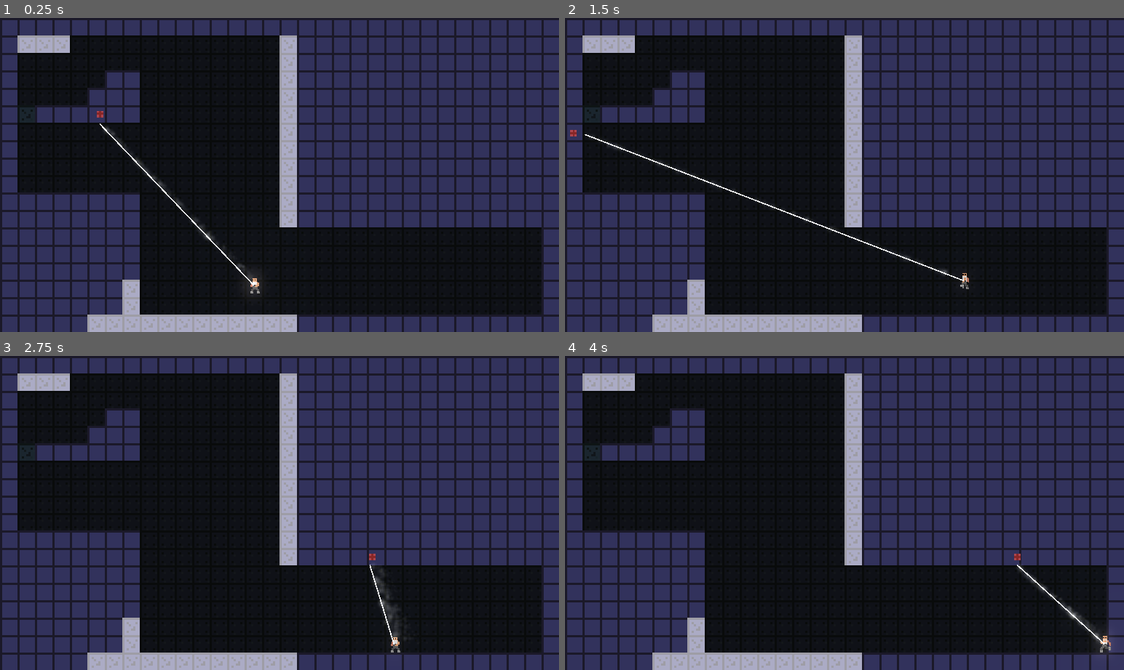
Above: before the commit, frames 1-4 (two rows, left to right).
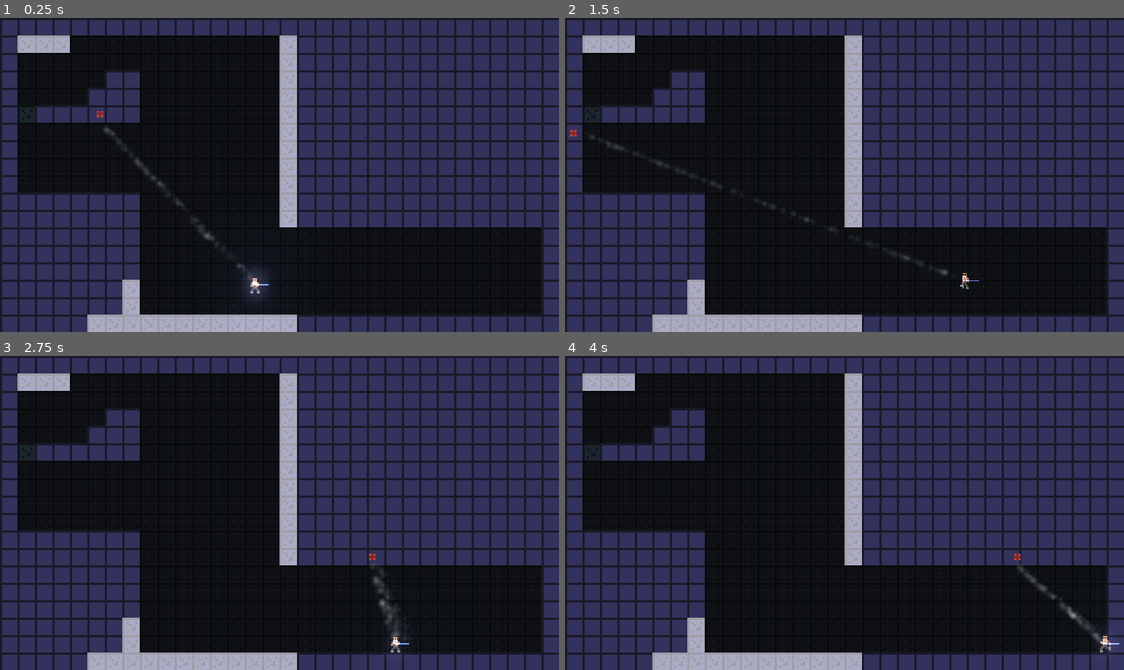
Above: after the commit, the same moments.

Repository: badsadcode/Portal_like_2D
Game: Godot game, scene res://scenes/world/World.tscn
Same seed, same stepped clock (60 frames per second), same inputs: the game is played once before the commit and once after it.
Inputs (mouse positions are in pixels of both pictures, inside the frame that each line leads up to):
- Up to frame 1 (0.25 s): no input
- Up to frame 2 (1.5 s): move the mouse to (967, 159) at 0.52 s; hold D (right) from 0.53 s (still down); click (967, 159) at 0.67 s; tap Space (jump) at 0.77 s; move the mouse to (732, 190) at 1.27 s
- Up to frame 3 (2.75 s): tap Space (jump) at 1.52 s; move the mouse to (335, 443) at 2.02 s; release D (right) at 2.03 s; hold A (left) from 2.03 s (still down)
- Up to frame 4 (4 s): move the mouse to (816, 575) at 2.77 s; release A (left) at 2.78 s; hold D (right) from 2.78 s (still down); click (816, 575) at 2.92 s; tap Space (jump) at 3.02, 3.77 s; move the mouse to (1012, 560) at 3.52 s

The runs differ from the first frame. In frame 1, 0.4% of the frame differs, in the area x 17-49%, y 33-90%; in frame 2, 0.3%; in frame 3, less than 0.1%; in frame 4, less than 0.1%.
Error after the commit: Invalid get index 'laser_beam_color' (on base: 'Node (playervars.gd)'). (res://scenes/player/character_customization/CustomizablePlayer.gd:73)

Commit message:
cleaned ready to code loading

Diff:
--- a/scenes/menus/CharacterCustomization.gd
+++ b/scenes/menus/CharacterCustomization.gd
@@ -98,17 +98,7 @@
 	set_preview_model_hat()
 
 func load_settings():
-	var hat_color = Global.load_setting(Global.config_file_name,"PLAYER_COLORS","player_hat_color")
-
-	var skin_color = Global.load_setting("config.ini","PLAYER_COLORS", "player_skin_color")
-	var torso_color = Global.load_setting("config.ini","PLAYER_COLORS", "player_torso_color")
-	var legs_color = Global.load_setting("config.ini","PLAYER_COLORS", "player_legs_color")
-	var laser_beam_color = Global.load_setting("config.ini","PLAYER_COLORS", "player_laser_beam_color")
-	var laser_glow_color = Global.load_setting("config.ini","PLAYER_COLORS", "player_laser_glow_color")
-
-	# Set buttons colors
-	print ("Kolor hata to: ",hat_color)
-	print ("czy znalazlem: ",find_index_color(hat_color))
+	pass
 
 # Function assigns given color to given model part (hat, hands, torso, legs)
 func set_preview_model_colors(aModelPart, aColor : Color):
@@ -188,26 +178,26 @@
 func _on_laser_glow_increase_button_pressed():
 	laser_glow_color_index = increase_index(COLORS,laser_glow_color_index)
 	set_button_color(laser_glow_color_button, laser_glow_style_override, laser_glow_color_index)
-	Playervars.laser_glow_color = COLORS[laser_glow_color_index]
+
 
 
 
 func _on_laser_glow_decrease_button_pressed():
 	laser_glow_color_index = decrease_index(COLORS,laser_glow_color_index)
 	set_button_color(laser_glow_color_button, laser_glow_style_override, laser_glow_color_index)
-	Playervars.laser_glow_color = COLORS[laser_glow_color_index]
+
 
 
 
 func _on_laser_beam_increase_button_pressed():
 	laser_beam_color_index = increase_index(COLORS,laser_beam_color_index)
 	set_button_color(laser_beam_color_button, laser_beam_style_override, laser_beam_color_index)
-	Playervars.laser_beam_color = COLORS[laser_beam_color_index]
+
 
 func _on_laser_beam_decrease_button_pressed():
 	laser_beam_color_index = decrease_index(COLORS,laser_beam_color_index)
 	set_button_color(laser_beam_color_button, laser_beam_style_override, laser_beam_color_index)
-	Playervars.laser_beam_color = COLORS[laser_beam_color_index]
+
 
 func increase_index(aArray, aIndex):
 	if aIndex + 1 <= aArray.size()-1:
--- a/scenes/player/playervars.gd
+++ b/scenes/player/playervars.gd
@@ -18,12 +18,12 @@
 	"player_laser_color":Color(5.0, 1.0, 1.0, 1.0),
 	}
 
-var player_torso_color = Color(1.0, 1.0, 1.0, 1.0)
-var player_legs_color = Color(1.0, 1.0, 1.0, 1.0)
-var player_skin_color = Color(1.0, 1.0, 1.0, 1.0)
-var player_hat_color = Color(1.0, 1.0, 1.0, 1.0)
-var laser_glow_color = Color(1.0, 1.0, 1.0, 1.0)
-var laser_beam_color = Color(1.0, 1.0, 1.0)
+#var player_torso_color = Color(1.0, 1.0, 1.0, 1.0)
+#var player_legs_color = Color(1.0, 1.0, 1.0, 1.0)
+#var player_skin_color = Color(1.0, 1.0, 1.0, 1.0)
+#var player_hat_color = Color(1.0, 1.0, 1.0, 1.0)
+#var laser_glow_color = Color(1.0, 1.0, 1.0, 1.0)
+#var laser_beam_color = Color(1.0, 1.0, 1.0)
 
 # Possible bug when there's no CustomizablePlayer scene in current scene...
 # onreadys below will be removed when CharacterCustomizator will be finished
--- a/scenes/world/Global.gd
+++ b/scenes/world/Global.gd
@@ -59,7 +59,6 @@
 		print ("Failed to load ",aFileName,". Settings where not saved!")
 
 func load_setting(aFileName : String, aSection : String, aKey : String):
-
 	var value
 	if config_file.load(aFileName) == OK:
 		value = config_file.get_value(aSection, aKey)
